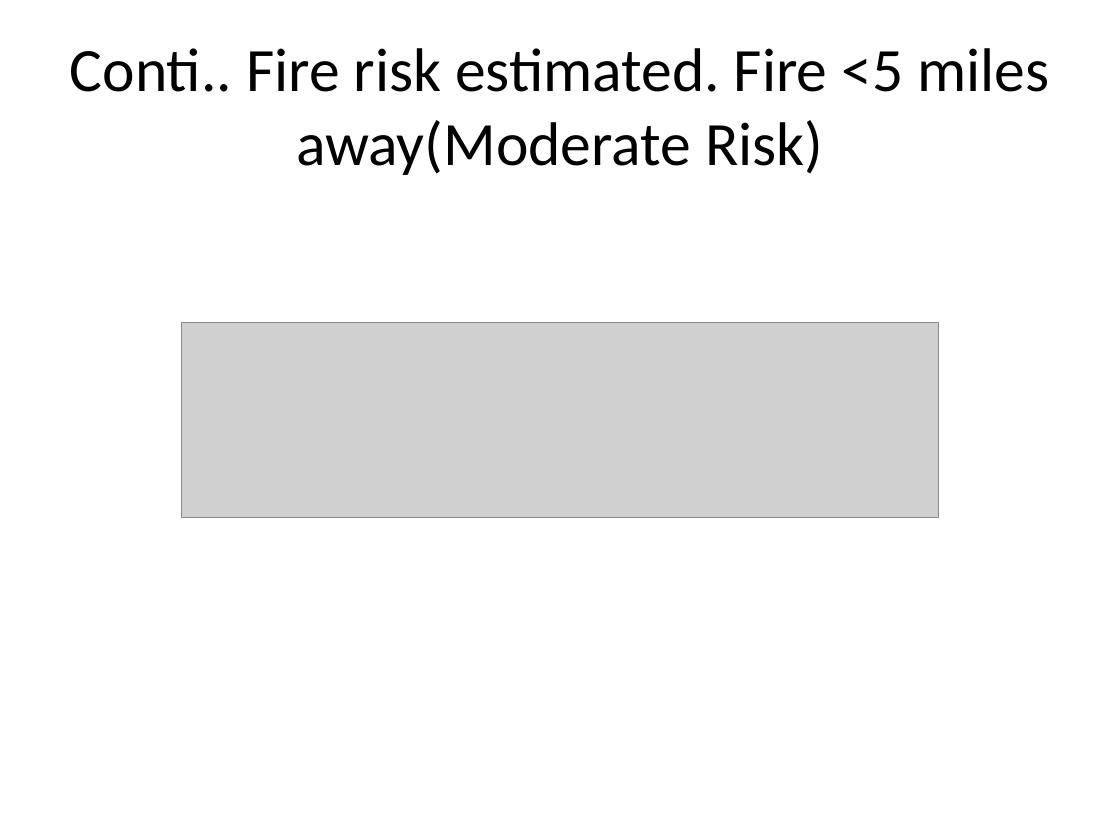
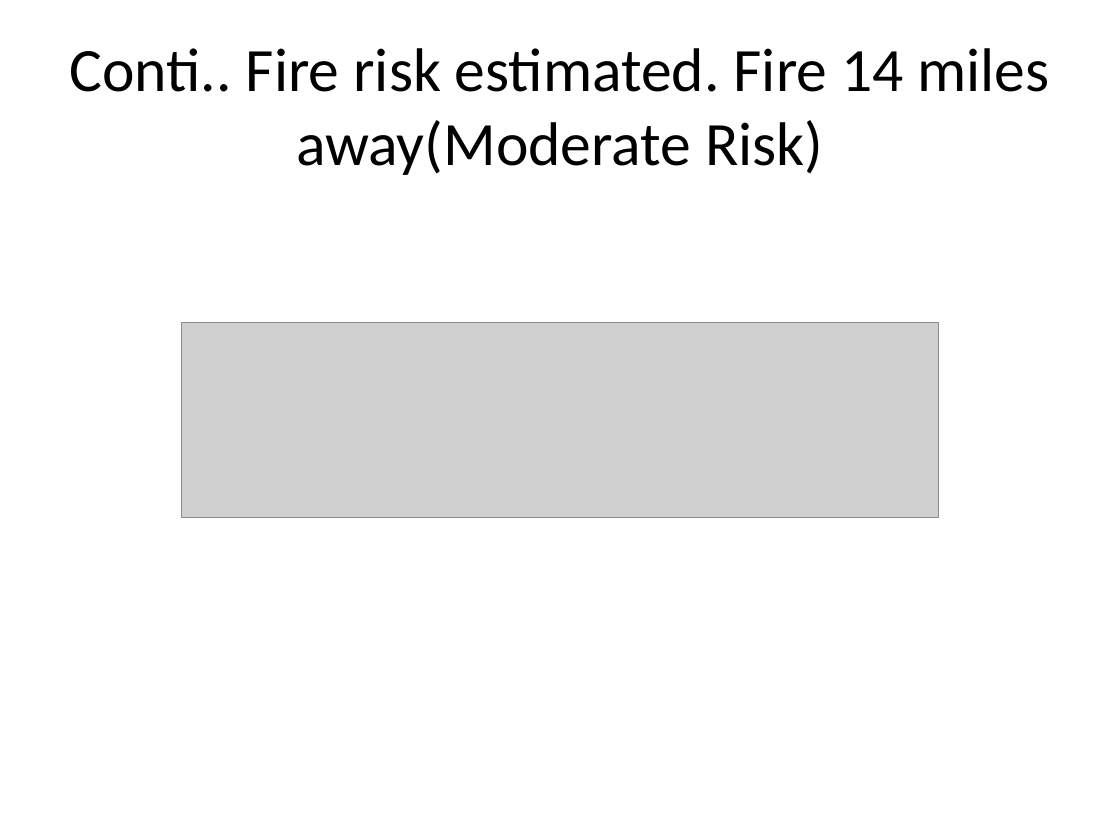
Before and after one commit to ramyasujipal-max/FireShield-AI, a slide deck: slide 19 of FireShieldAI_Presentation.pptx. Drawn at 1120x840 pixels with LibreOffice and Linux fonts; fonts in the diff are those of the drawing; grey boxes stand for pictures. Boxes give left, top, right and bottom in pixels: in the first picture for what was removed or moved away, otherwise in the second. Text is boxed around its words. In the diff, an @@ line names an element or a change of style, - is before the commit and + after.

```diff
--- a/FireShieldAI_Presentation.pptx
+++ b/FireShieldAI_Presentation.pptx
@@ title at (69, 48, 1049, 175): text changed @@
-Conti.. Fire risk estimated. Fire <5 miles away(Moderate Risk)
+Conti.. Fire risk estimated. Fire 14 miles away(Moderate Risk)
```
Also in this commit, not shown: 2 other slides changed.
